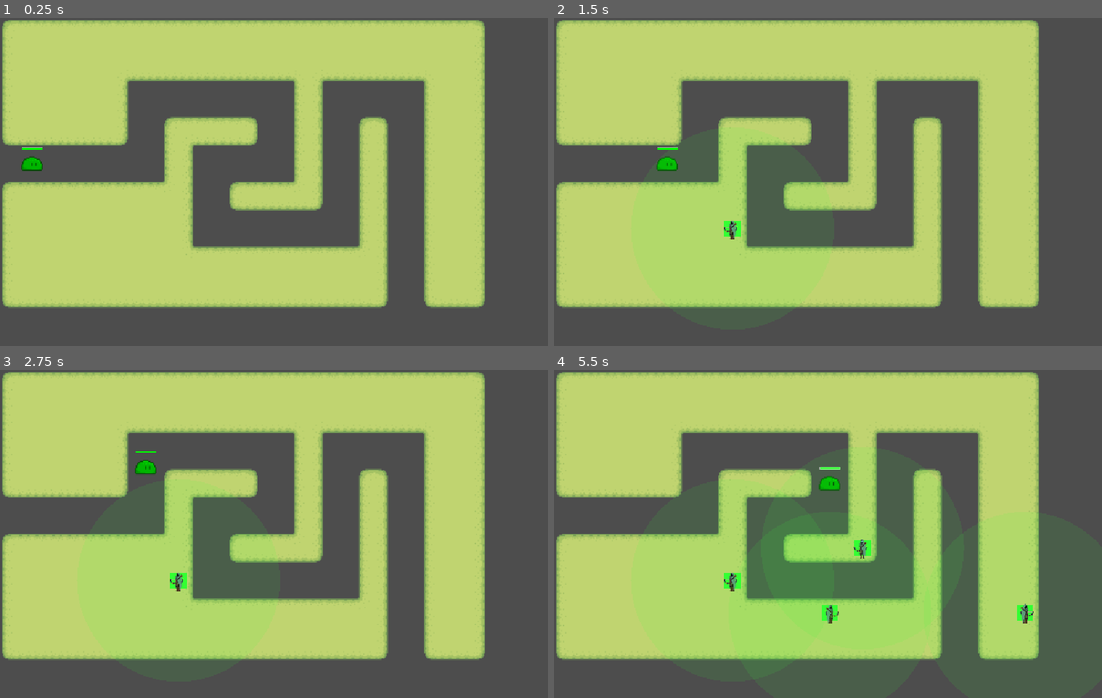
Above: before the commit, frames 1-4 (two rows, left to right).
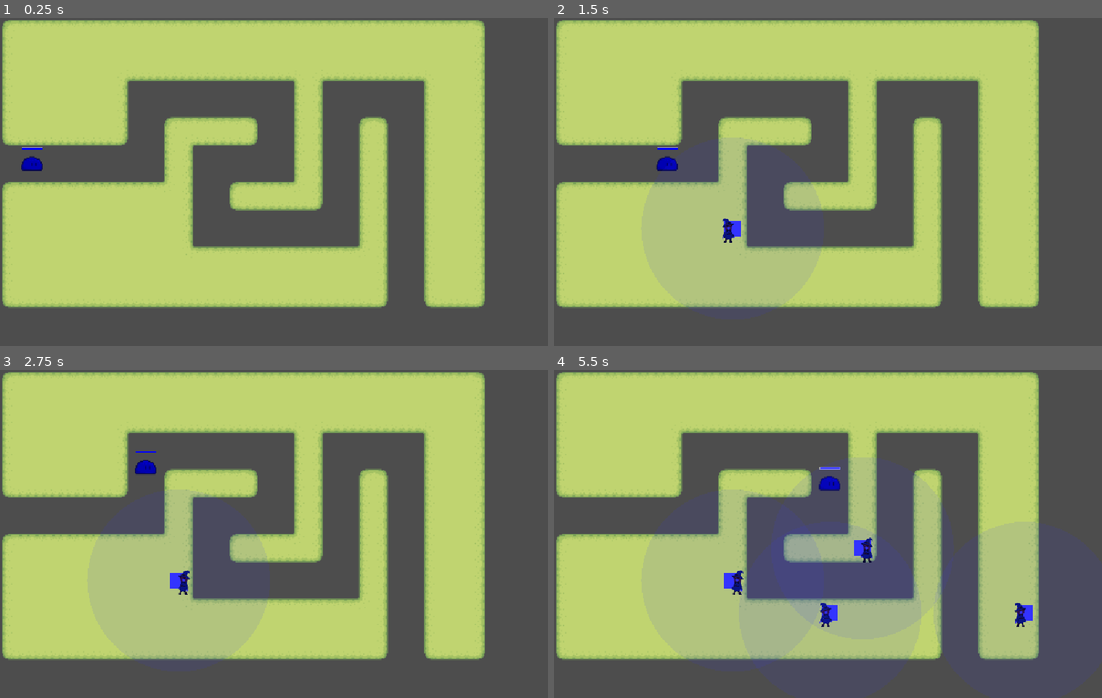
Above: after the commit, the same moments.

Repository: psvm203/rgb-defense
Game: Godot game, scene res://track/track.tscn
Two runs of this game, one before a commit and one after it. Both use one fixed random seed, a clock stepped at 60 frames per second and the inputs below.
Inputs (mouse positions are in pixels of both pictures, inside the frame that each line leads up to):
- Up to frame 1 (0.25 s): no input
- Up to frame 2 (1.5 s): move the mouse to (948, 165) at 0.52 s; click (948, 165) at 0.67 s; move the mouse to (718, 198) at 1.27 s; click (718, 198) at 1.42 s
- Up to frame 3 (2.75 s): move the mouse to (328, 461) at 2.02 s; click (328, 461) at 2.17 s
- Up to frame 4 (5.5 s): move the mouse to (800, 599) at 2.77 s; click (800, 599) at 2.92 s; move the mouse to (992, 583) at 3.52 s; click (992, 583) at 3.67 s; move the mouse to (663, 484) at 4.27 s; click (663, 484) at 4.42 s; move the mouse to (855, 534) at 5.02 s; click (855, 534) at 5.17 s

The runs differ from the first frame. In frame 1, 0.2% of the frame differs, in the area x 3-8%, y 39-47%; in frame 2, 0.4%; in frame 3, 0.4%; in frame 4, 15%, in the area x 30-88%, y 29-95%.

Commit message:
feat(tower): implement mage tower with splash projectile

Diff:
--- a/mob/mob.gd
+++ b/mob/mob.gd
@@ -1,7 +1,7 @@
 extends Area2D
 
 @export var speed: float = 128.0
-@export var max_rgb: Vector3 = Vector3(0.0, 1.0, 0.0)
+@export var max_rgb: Vector3 = Vector3(0.0, 0.0, 1.0)
 
 var rgb: Vector3
 var _base_sprite_x: float
--- /dev/null
+++ b/tower/mage/mage.gd
@@ -0,0 +1,85 @@
+extends Node2D
+
+@export var attack_range: float = 180.0
+@export var attack_cooldown: float = 2.0
+@export var damage: float = 0.15
+@export var splash_radius: float = 80.0
+
+const COLOR_INDEX := 2
+const PROJECTILE_COLOR := Color(0.2, 0.2, 1.0)
+const TOWER_COLOR := Color(0.2, 0.2, 1.0)
+
+var _time_since_attack: float = 0.0
+var _target: Area2D
+var _base_sprite_x: float
+var _projectile_scene: PackedScene
+
+
+func _ready() -> void:
+	_base_sprite_x = $AnimatedSprite2D.position.x
+	_projectile_scene = preload("res://tower/projectile.tscn")
+	$AnimatedSprite2D.animation_finished.connect(_on_animation_finished)
+	$AnimatedSprite2D.frame_changed.connect(_on_frame_changed)
+
+
+func _process(delta: float) -> void:
+	_time_since_attack += delta
+	_find_target()
+	_update_flip()
+	if _target and _time_since_attack >= attack_cooldown:
+		_attack()
+
+
+func _find_target() -> void:
+	var mobs := get_tree().get_nodes_in_group("mobs")
+	var closest: Area2D = null
+	var closest_dist := INF
+
+	for mob in mobs:
+		if mob.rgb.z <= 0.0:
+			continue
+		var dist := global_position.distance_to(mob.global_position)
+		if dist <= attack_range and dist < closest_dist:
+			closest = mob
+			closest_dist = dist
+
+	_target = closest
+
+
+func _update_flip() -> void:
+	if not is_instance_valid(_target):
+		return
+	var is_flipped := _target.global_position.x < global_position.x
+	$AnimatedSprite2D.flip_h = is_flipped
+	$AnimatedSprite2D.position.x = -_base_sprite_x if is_flipped else _base_sprite_x
+
+
+func _attack() -> void:
+	_time_since_attack = 0.0
+	if not is_instance_valid(_target):
+		_target = null
+		return
+	$AnimatedSprite2D.play("attack")
+
+
+func _on_frame_changed() -> void:
+	if $AnimatedSprite2D.animation == "attack" and $AnimatedSprite2D.frame == 6:
+		if is_instance_valid(_target):
+			_spawn_projectile()
+
+
+func _spawn_projectile() -> void:
+	var projectile := _projectile_scene.instantiate()
+	get_parent().add_child(projectile)
+	projectile.global_position = global_position
+	projectile.setup(_target, damage, COLOR_INDEX, PROJECTILE_COLOR, splash_radius)
+
+
+func _on_animation_finished() -> void:
+	if $AnimatedSprite2D.animation == "attack":
+		$AnimatedSprite2D.play("default")
+
+
+func _draw() -> void:
+	draw_rect(Rect2(-16, -16, 32, 32), TOWER_COLOR)
+	draw_circle(Vector2.ZERO, attack_range, Color(TOWER_COLOR, 0.1))
--- /dev/null
+++ b/tower/mage/mage.tscn
@@ -0,0 +1,188 @@
+[gd_scene format=3 uid="uid://bpttjihdvevs6"]
+
+[ext_resource type="Script" uid="uid://b8h3h7p74nci2" path="res://tower/mage/mage.gd" id="1_tower"]
+[ext_resource type="Texture2D" uid="uid://cboxoe3tkdfbh" path="res://tower/mage/mage_attack.png" id="2_oghgm"]
+[ext_resource type="Texture2D" uid="uid://b20dbrcqqfnd5" path="res://tower/mage/mage_idle.png" id="3_daq3v"]
+
+[sub_resource type="AtlasTexture" id="AtlasTexture_hhe4s"]
+atlas = ExtResource("2_oghgm")
+region = Rect2(0, 0, 85, 56)
+
+[sub_resource type="AtlasTexture" id="AtlasTexture_ojor3"]
+atlas = ExtResource("2_oghgm")
+region = Rect2(85, 0, 85, 56)
+
+[sub_resource type="AtlasTexture" id="AtlasTexture_eyn0g"]
+atlas = ExtResource("2_oghgm")
+region = Rect2(170, 0, 85, 56)
+
+[sub_resource type="AtlasTexture" id="AtlasTexture_c8sf4"]
+atlas = ExtResource("2_oghgm")
+region = Rect2(255, 0, 85, 56)
+
+[sub_resource type="AtlasTexture" id="AtlasTexture_wmpuh"]
+atlas = ExtResource("2_oghgm")
+region = Rect2(340, 0, 85, 56)
+
+[sub_resource type="AtlasTexture" id="AtlasTexture_jkt8r"]
+atlas = ExtResource("2_oghgm")
+region = Rect2(425, 0, 85, 56)
+
+[sub_resource type="AtlasTexture" id="AtlasTexture_radqv"]
+atlas = ExtResource("2_oghgm")
+region = Rect2(510, 0, 85, 56)
+
+[sub_resource type="AtlasTexture" id="AtlasTexture_8766f"]
+atlas = ExtResource("2_oghgm")
+region = Rect2(595, 0, 85, 56)
+
+[sub_resource type="AtlasTexture" id="AtlasTexture_stj5u"]
+atlas = ExtResource("2_oghgm")
+region = Rect2(680, 0, 85, 56)
+
+[sub_resource type="AtlasTexture" id="AtlasTexture_8jxyh"]
+atlas = ExtResource("2_oghgm")
+region = Rect2(765, 0, 85, 56)
+
+[sub_resource type="AtlasTexture" id="AtlasTexture_hlrl8"]
+atlas = ExtResource("3_daq3v")
+region = Rect2(0, 0, 85, 56)
+
+[sub_resource type="AtlasTexture" id="AtlasTexture_km6f7"]
+atlas = ExtResource("3_daq3v")
+region = Rect2(85, 0, 85, 56)
+
+[sub_resource type="AtlasTexture" id="AtlasTexture_wa8tj"]
+atlas = ExtResource("3_daq3v")
+region = Rect2(170, 0, 85, 56)
+
+[sub_resource type="AtlasTexture" id="AtlasTexture_oho3w"]
+atlas = ExtResource("3_daq3v")
+region = Rect2(255, 0, 85, 56)
+
+[sub_resource type="AtlasTexture" id="AtlasTexture_seuua"]
+atlas = ExtResource("3_daq3v")
+region = Rect2(340, 0, 85, 56)
+
+[sub_resource type="AtlasTexture" id="AtlasTexture_tbryo"]
+atlas = ExtResource("3_daq3v")
+region = Rect2(425, 0, 85, 56)
+
+[sub_resource type="AtlasTexture" id="AtlasTexture_n6kpv"]
+atlas = ExtResource("3_daq3v")
+region = Rect2(510, 0, 85, 56)
+
+[sub_resource type="AtlasTexture" id="AtlasTexture_7mmk3"]
+atlas = ExtResource("3_daq3v")
+region = Rect2(595, 0, 85, 56)
+
+[sub_resource type="AtlasTexture" id="AtlasTexture_faajf"]
+atlas = ExtResource("3_daq3v")
+region = Rect2(680, 0, 85, 56)
+
+[sub_resource type="AtlasTexture" id="AtlasTexture_bbmtu"]
+atlas = ExtResource("3_daq3v")
+region = Rect2(765, 0, 85, 56)
+
+[sub_resource type="AtlasTexture" id="AtlasTexture_aafca"]
+atlas = ExtResource("3_daq3v")
+region = Rect2(850, 0, 85, 56)
+
+[sub_resource type="AtlasTexture" id="AtlasTexture_fxykp"]
+atlas = ExtResource("3_daq3v")
+region = Rect2(935, 0, 85, 56)
+
+[sub_resource type="AtlasTexture" id="AtlasTexture_267r7"]
+atlas = ExtResource("3_daq3v")
+region = Rect2(1020, 0, 85, 56)
+
+[sub_resource type="SpriteFrames" id="SpriteFrames_etvis"]
+animations = [{
+"frames": [{
+"duration": 1.0,
+"texture": SubResource("AtlasTexture_hhe4s")
+}, {
+"duration": 1.0,
+"texture": SubResource("AtlasTexture_ojor3")
+}, {
+"duration": 1.0,
+"texture": SubResource("AtlasTexture_eyn0g")
+}, {
+"duration": 1.0,
+"texture": SubResource("AtlasTexture_c8sf4")
+}, {
+"duration": 1.0,
+"texture": SubResource("AtlasTexture_wmpuh")
+}, {
+"duration": 1.0,
+"texture": SubResource("AtlasTexture_jkt8r")
+}, {
+"duration": 1.0,
+"texture": SubResource("AtlasTexture_radqv")
+}, {
+"duration": 1.0,
+"texture": SubResource("AtlasTexture_8766f")
+}, {
+"duration": 1.0,
+"texture": SubResource("AtlasTexture_stj5u")
+}, {
+"duration": 1.0,
+"texture": SubResource("AtlasTexture_8jxyh")
+}],
+"loop": 0,
+"name": &"attack",
+"speed": 8.0
+}, {
+"frames": [{
+"duration": 1.0,
+"texture": SubResource("AtlasTexture_hlrl8")
+}, {
+"duration": 1.0,
+"texture": SubResource("AtlasTexture_km6f7")
+}, {
+"duration": 1.0,
+"texture": SubResource("AtlasTexture_wa8tj")
+}, {
+"duration": 1.0,
+"texture": SubResource("AtlasTexture_oho3w")
+}, {
+"duration": 1.0,
+"texture": SubResource("AtlasTexture_seuua")
+}, {
+"duration": 1.0,
+"texture": SubResource("AtlasTexture_tbryo")
+}, {
+"duration": 1.0,
+"texture": SubResource("AtlasTexture_n6kpv")
+}, {
+"duration": 1.0,
+"texture": SubResource("AtlasTexture_7mmk3")
+}, {
+"duration": 1.0,
+"texture": SubResource("AtlasTexture_faajf")
+}, {
+"duration": 1.0,
+"texture": SubResource("AtlasTexture_bbmtu")
+}, {
+"duration": 1.0,
+"texture": SubResource("AtlasTexture_aafca")
+}, {
+"duration": 1.0,
+"texture": SubResource("AtlasTexture_fxykp")
+}, {
+"duration": 1.0,
+"texture": SubResource("AtlasTexture_267r7")
+}],
+"loop": 1,
+"name": &"default",
+"speed": 5.0
+}]
+
+[node name="Tower" type="Node2D" unique_id=1023302908]
+script = ExtResource("1_tower")
+
+[node name="AnimatedSprite2D" type="AnimatedSprite2D" parent="." unique_id=148716705]
+self_modulate = Color(0.2, 0.2, 1, 1)
+sprite_frames = SubResource("SpriteFrames_etvis")
+animation = &"attack"
+autoplay = "default"
--- a/tower/projectile.gd
+++ b/tower/projectile.gd
@@ -6,13 +6,21 @@
 var _damage: float
 var _color_index: int
 var _color: Color
+var _splash_radius: float = 0.0
 
 
-func setup(target: Area2D, damage: float, color_index: int, proj_color: Color) -> void:
+func setup(
+		target: Area2D,
+		damage: float,
+		color_index: int,
+		proj_color: Color,
+		splash_radius: float = 0.0,
+) -> void:
 	_target = target
 	_damage = damage
 	_color_index = color_index
 	_color = proj_color
+	_splash_radius = splash_radius
 
 
 func _process(delta: float) -> void:
@@ -22,12 +30,25 @@
 
 	var direction := _target.global_position - global_position
 	if direction.length() < 8.0:
-		_target.take_damage(_color_index, _damage)
+		if _splash_radius > 0.0:
+			_apply_splash()
+		else:
+			_target.take_damage(_color_index, _damage)
 		queue_free()
 		return
 
 	global_position += direction.normalized() * speed * delta
 
 
+func _apply_splash() -> void:
+	var mobs := get_tree().get_nodes_in_group("mobs")
+	for mob in mobs:
+		if not is_instance_valid(mob):
+			continue
+		var dist := global_position.distance_to(mob.global_position)
+		if dist <= _splash_radius and mob.rgb[_color_index] > 0.0:
+			mob.take_damage(_color_index, _damage)
+
+
 func _draw() -> void:
 	draw_circle(Vector2.ZERO, 4.0, _color)
--- a/track/track.gd
+++ b/track/track.gd
@@ -53,7 +53,7 @@
 			if track_cells.has(Vector2i(tx, ty)):
 				return
 
-	var tower_scene := preload("res://tower/archer/archer.tscn")
+	var tower_scene := preload("res://tower/mage/mage.tscn")
 	var tower := tower_scene.instantiate()
 	tower.position = Vector2(grid_pos) * GRID_UNIT + HALF_GRID
 	add_child(tower)
Not shown, added: tower/mage/mage.gd.uid
Binary file added: tower/mage/mage_attack.png
Not shown, added: tower/mage/mage_attack.png.import
Binary file added: tower/mage/mage_idle.png
Not shown, added: tower/mage/mage_idle.png.import
